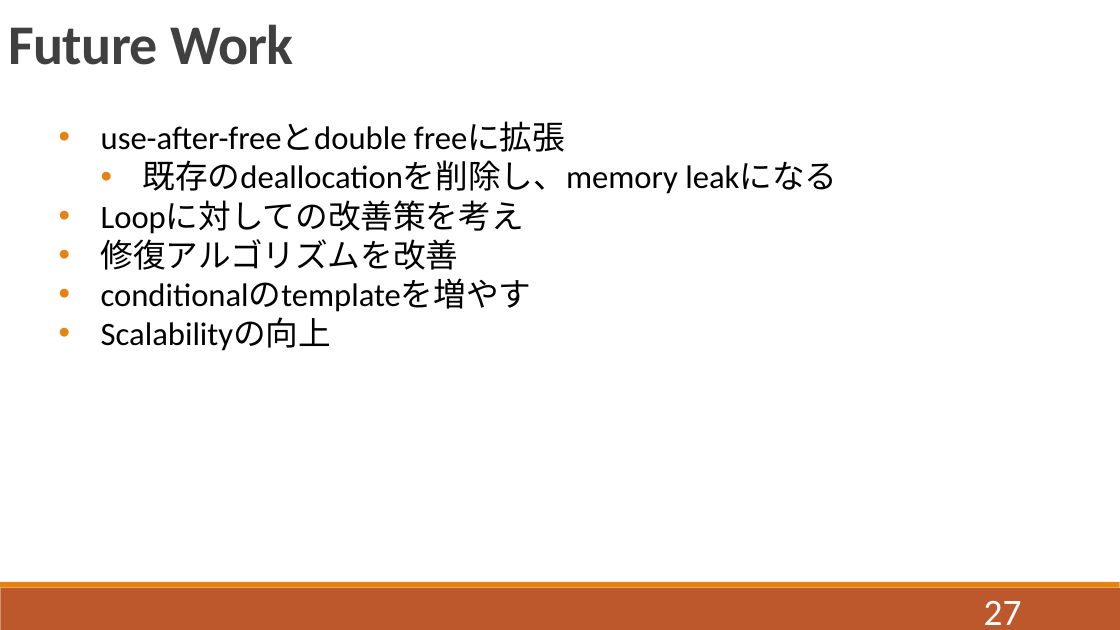
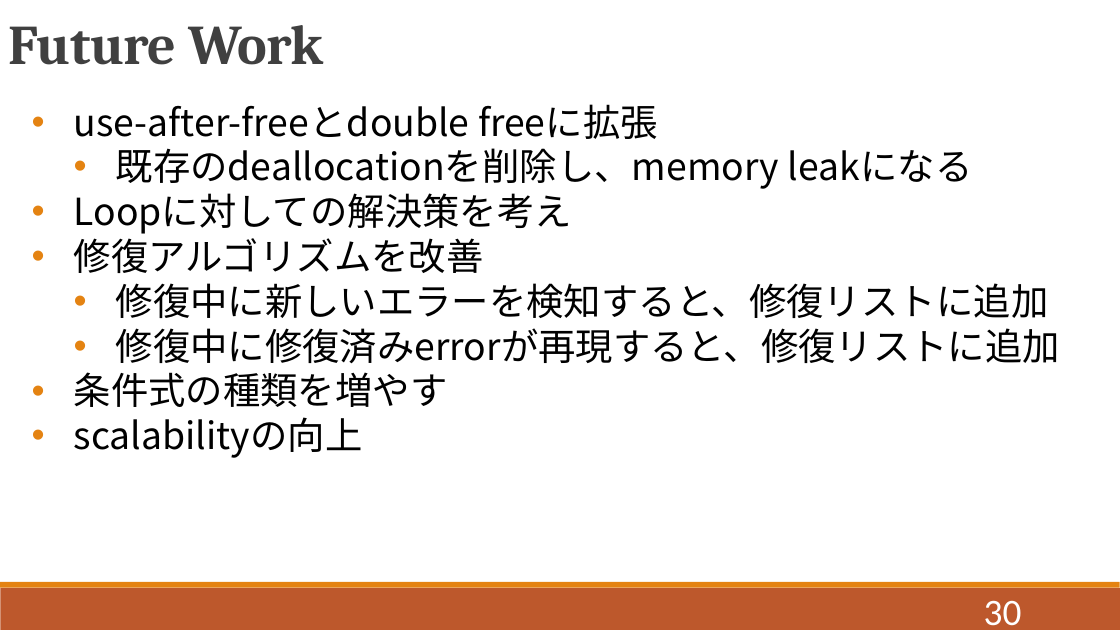
Before and after one commit to QIANZECHANG/MyResearch, a slide deck: slide 30 of 修論/修論発表.pptx (slide 27 before the commit). Drawn at 1120x630 pixels with LibreOffice and Linux fonts; fonts in the diff are those of the drawing. Boxes give left, top, right and bottom in pixels: in the first picture for what was removed or moved away, otherwise in the second. Text is boxed around its words. In the diff, an @@ line names an element or a change of style, - is before the commit and + after.

```diff
--- a/修論/修論発表.pptx
+++ b/修論/修論発表.pptx
@@ text "Future Work" at bbox=[8, 25, 324, 65]: font Calibri to Cambria @@
@@ text "use-after-freeとdouble freeに拡張": place and size @@
-text "use-after-freeとdouble freeに拡張" at bbox=[101, 123, 837, 351]
+text "use-after-freeとdouble freeに拡張" at bbox=[74, 104, 1061, 458]
@@ text at bbox=[74, 104, 973, 273]: size 28 to 32 pt, font Calibri to Noto Sans CJK JP in "use-after-freeとdouble freeに拡張", "既存のdeallocationを削除し、memory leakになる", "修復アルゴリズムを改善" @@
@@ text at bbox=[74, 193, 572, 234]: text changed; size 28 to 32 pt; font Calibri to Noto Sans CJK JP @@
-    • Loopに対しての改善策を考え
+    • Loopに対しての解決策を考え
@@ text at bbox=[74, 283, 1061, 458]: text changed; size 28 to 32 pt; font Calibri to Noto Sans CJK JP @@
-    • conditionalのtemplateを増やす
-    • Scalabilityの向上
+      • 修復中に新しいエラーを検知すると、修復リストに追加
+      • 修復中に修復済みerrorが再現すると、修復リストに追加
+    • 条件式の種類を増やす
+    • scalabilityの向上
@@ page number at bbox=[984, 600, 1022, 626]: text changed @@
-27
+30
```
Also in this commit, not shown: 24 other slides changed, 8 slides added, 1 slide removed, 16 other files.
